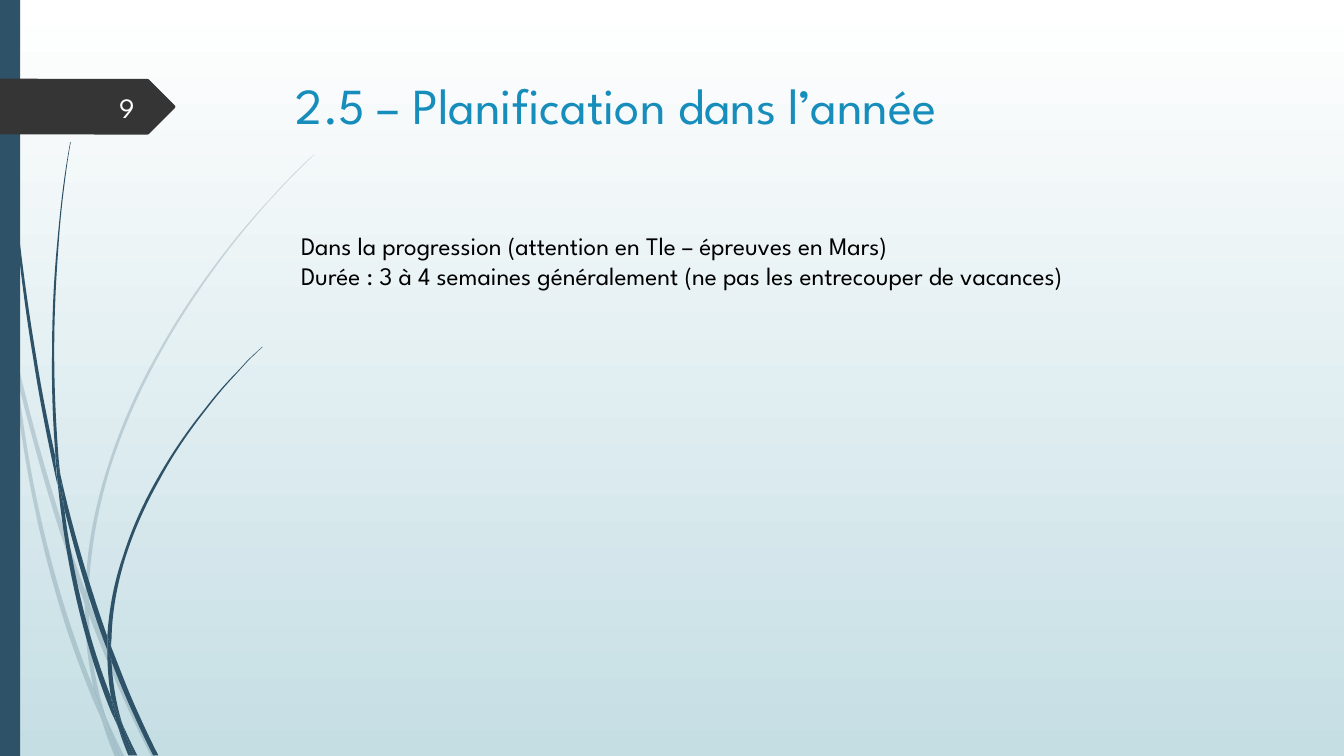
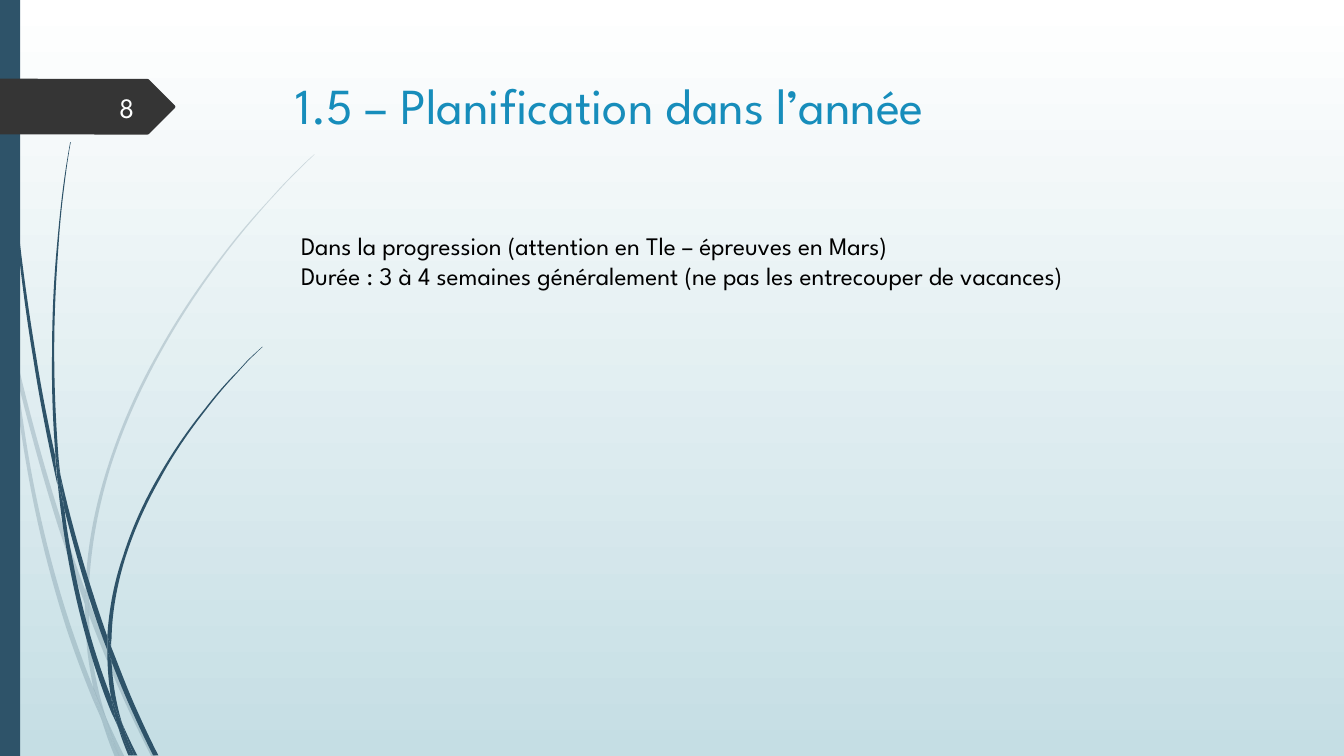
Before and after one commit to SdeuxiModeles/Modeles, a slide deck: slide 8 of NGEN.pptx (slide 9 before the commit). Drawn at 1344x756 pixels with LibreOffice and Linux fonts; fonts in the diff are those of the drawing. Boxes give left, top, right and bottom in pixels: in the first picture for what was removed or moved away, otherwise in the second. Text is boxed around its words. In the diff, an @@ line names an element or a change of style, - is before the commit and + after.

```diff
--- a/NGEN.pptx
+++ b/NGEN.pptx
@@ title at (x1=296, y1=88, x2=924, y2=125): text changed @@
-2.5 – Planification dans l’année
+1.5 – Planification dans l’année
@@ page number at (x1=119, y1=99, x2=134, y2=119): text changed @@
-9
+8
```
Also in this commit, not shown: 15 other slides changed, 1 other file.
